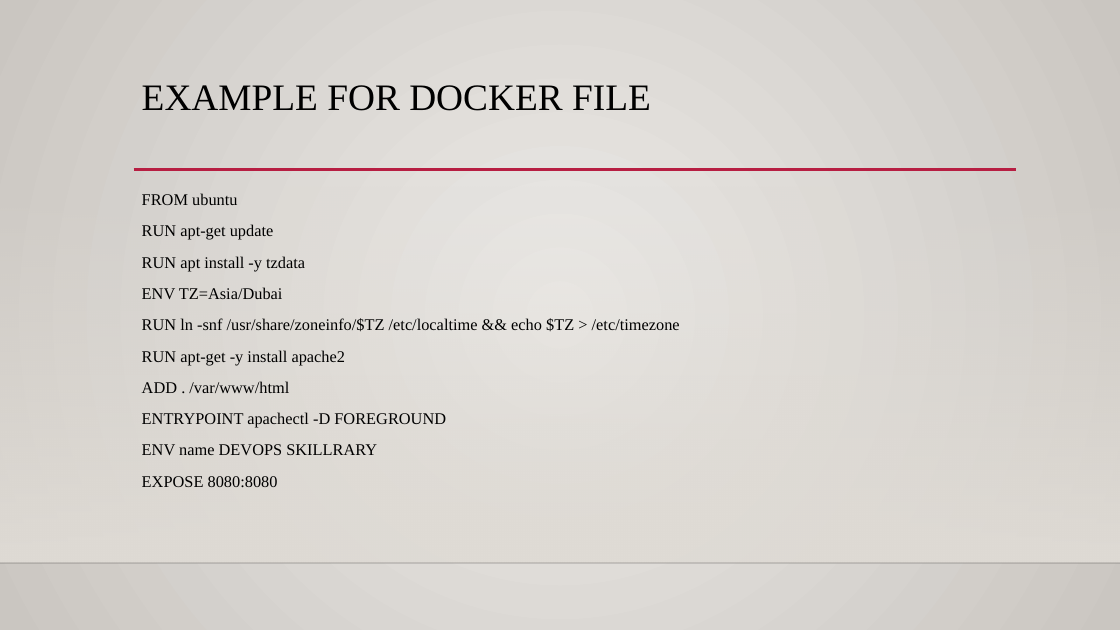
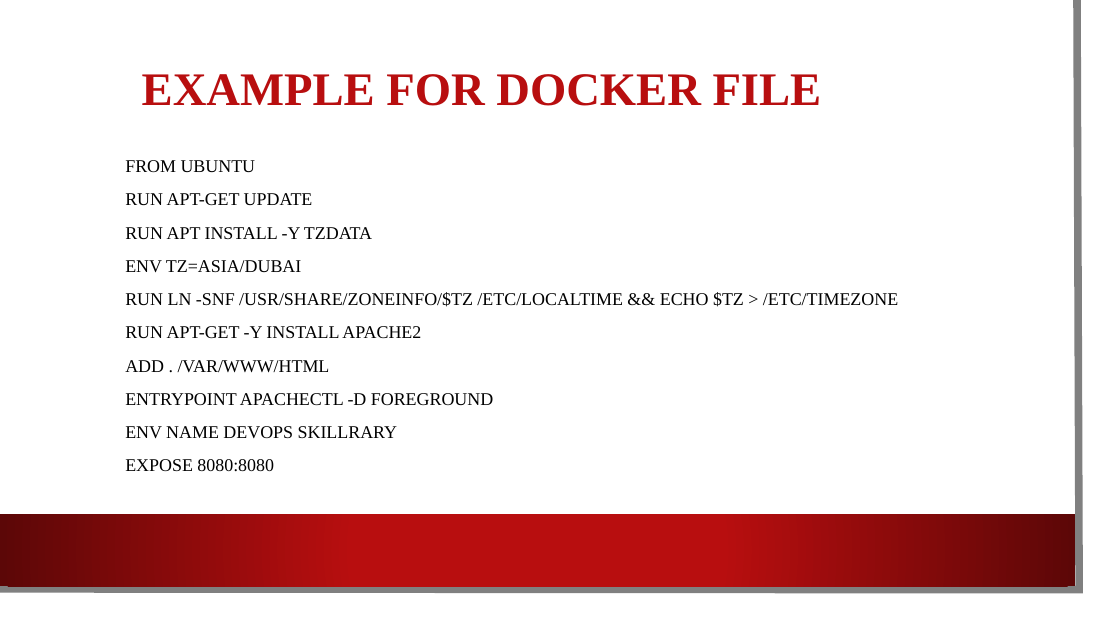
Before and after one commit to NUMBRITHBOPANNA/devopspresentationb2, a slide deck: slide 13 of Docker.pptx (slide 11 before the commit). Drawn at 1120x630 pixels with LibreOffice and Linux fonts; fonts in the diff are those of the drawing; background and template pictures are left out. Boxes give left, top, right and bottom in pixels: in the first picture for what was removed or moved away, otherwise in the second. Text is boxed around its words. In the diff, an @@ line names an element or a change of style, - is before the commit and + after.

```diff
--- a/Docker.pptx
+++ b/Docker.pptx
@@ background gradient #ECEAE7 to #CAC7C1 to picture (left out) @@
@@ rectangle: place and size @@
-rectangle at (0,186,1120,563)
+rectangle at (0,0,1101,611)
@@ rectangle at (0,0,1101,611): fill gradient #DFDBD5 to #FFFFFF; shadow on @@
@@ freeform shape added at (0,0,1080,590), outline #808080 6.5 pt @@
@@ title "EXAMPLE FOR DOCKER FILE": place and size @@
-title "EXAMPLE FOR DOCKER FILE" at (142,85,651,111)
+title "EXAMPLE FOR DOCKER FILE" at (142,74,822,106)
@@ title "EXAMPLE FOR DOCKER FILE" at (142,74,822,106): size 32 to 40 pt, text colour #000000 to #B80E0F, bold on; vertical alignment top to middle @@
@@ text "FROM UBUNTU": place and size @@
-text "FROM UBUNTU" at (142,193,680,487)
+text "FROM UBUNTU" at (125,160,898,472)
@@ text "FROM UBUNTU" at (125,160,898,472): vertical alignment top to middle @@
@@ text at (125,160,898,438): text changed; size 14 to 15.4 pt @@
-FROM ubuntu
-RUN apt-get update
-RUN apt install -y tzdata
-ENV TZ=Asia/Dubai
-RUN ln -snf /usr/share/zoneinfo/$TZ /etc/localtime && echo $TZ > /etc/timezone
-RUN apt-get -y install apache2
-ADD . /var/www/html
-ENTRYPOINT apachectl -D FOREGROUND
-ENV name DEVOPS SKILLRARY
+FROM UBUNTU
+RUN APT-GET UPDATE
+RUN APT INSTALL -Y TZDATA
+ENV TZ=ASIA/DUBAI
+RUN LN -SNF /USR/SHARE/ZONEINFO/$TZ /ETC/LOCALTIME && ECHO $TZ > /ETC/TIMEZONE
+RUN APT-GET -Y INSTALL APACHE2
+ADD . /VAR/WWW/HTML
+ENTRYPOINT APACHECTL -D FOREGROUND
+ENV NAME DEVOPS SKILLRARY
@@ line removed from (134, 170) to (1017, 170) @@
@@ text at (125,459,274,472): size 14 to 15.4 pt in "EXPOSE 8080:8080" @@
@@ rectangle added at (0,514,1075,586), fill gradient #B80E0F to #5C0707 @@
@@ line removed from (0, 563) to (1120, 563) @@
```
Also in this commit, not shown: 6 other slides changed, 13 slides added, 6 slides removed, 9 other files.
